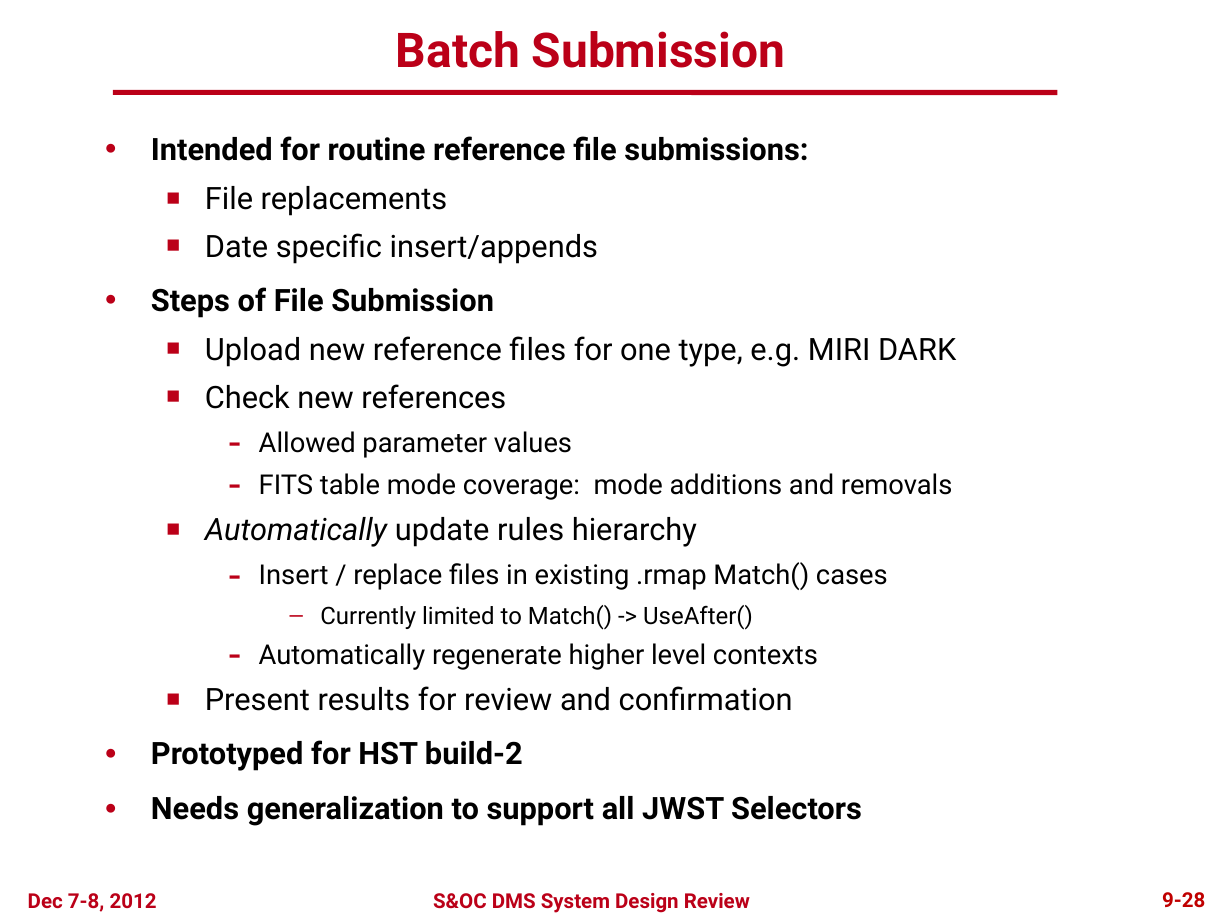
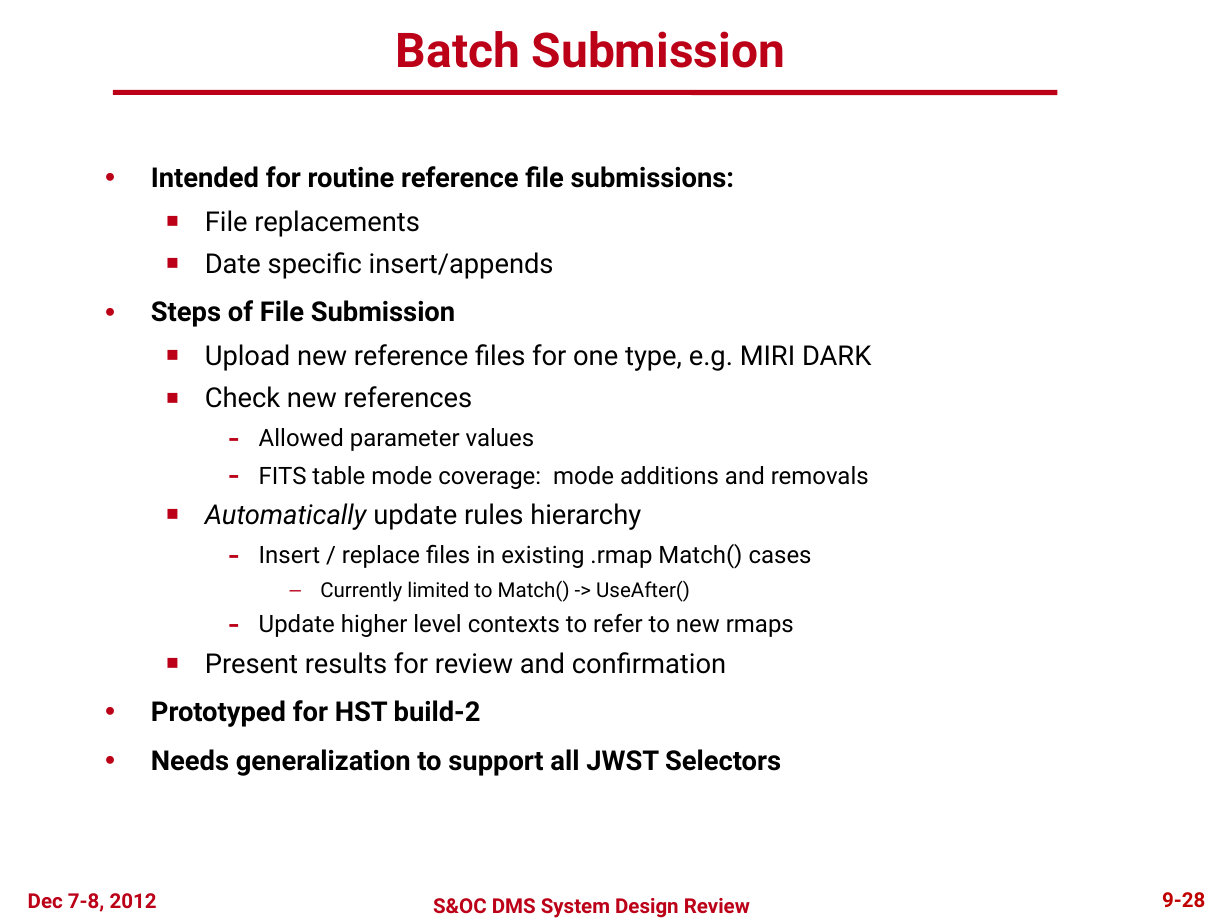
Before and after one commit to spacetelescope/crds, a slide deck: slide 27 of docs/DMS_SDR2_09_CRDS_final.pptx. Drawn at 1232x924 pixels with LibreOffice and Linux fonts; fonts in the diff are those of the drawing; background and template pictures are left out. Boxes give left, top, right and bottom in pixels: in the first picture for what was removed or moved away, otherwise in the second. Text is boxed around its words. In the diff, an @@ line names an element or a change of style, - is before the commit and + after.

```diff
--- a/docs/DMS_SDR2_09_CRDS_final.pptx
+++ b/docs/DMS_SDR2_09_CRDS_final.pptx
@@ text "Intended for routine reference file ...": place and size @@
-text "Intended for routine reference file ..." at bbox=[151, 136, 956, 826]
+text "Intended for routine reference file ..." at bbox=[151, 166, 871, 776]
@@ text at bbox=[151, 166, 871, 776]: size 18 to 16 pt in "Intended for routine reference file submissions:", "File replacements", "Date specific insert/appends", "Steps of File Submission" and 6 more places; size 16 to 14 pt in "Allowed parameter values", "FITS table mode coverage: mode additions and ...", "Insert / replace files in existing .rmap ..."; size 14 to 12 pt in "Currently limited to Match() -> UseAfter()"; less space between paragraphs @@
@@ text at bbox=[259, 613, 794, 637]: text changed; size 16 to 14 pt @@
-    – Automatically regenerate higher level contexts
+    – Update higher level contexts to refer to new rmaps
@@ text "S&OC DMS System Design Review": place and size @@
-text "S&OC DMS System Design Review" at bbox=[433, 893, 750, 913]
+text "S&OC DMS System Design Review" at bbox=[433, 898, 750, 918]
```
Also in this commit, not shown: 13 other slides changed.
